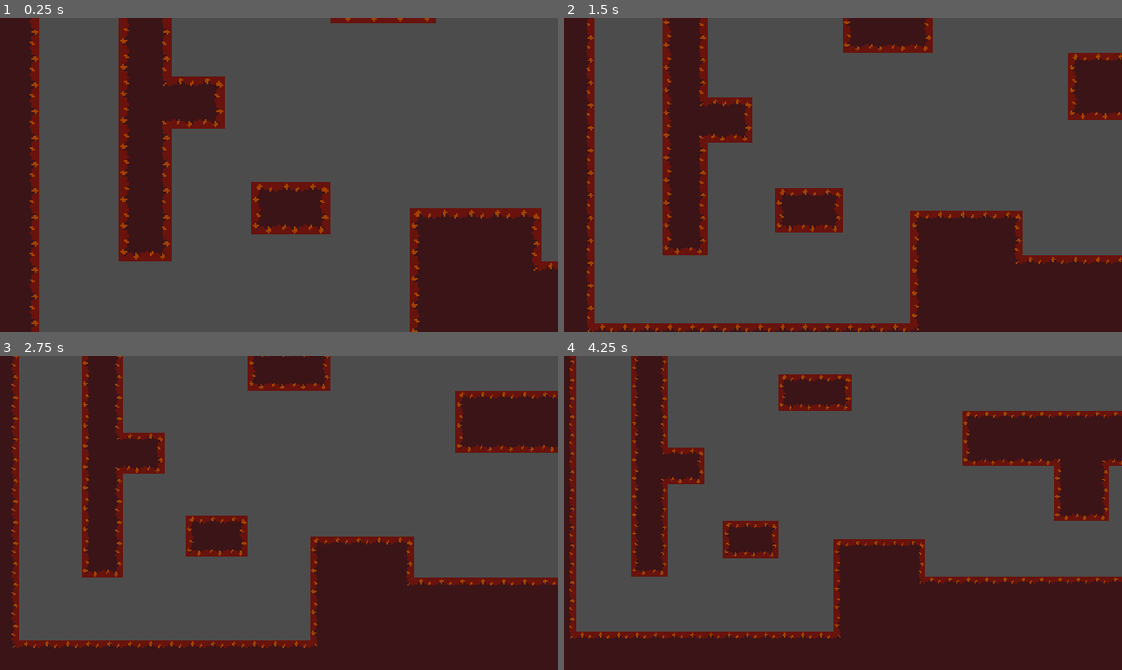
Above: before the commit, frames 1-4 (two rows, left to right).
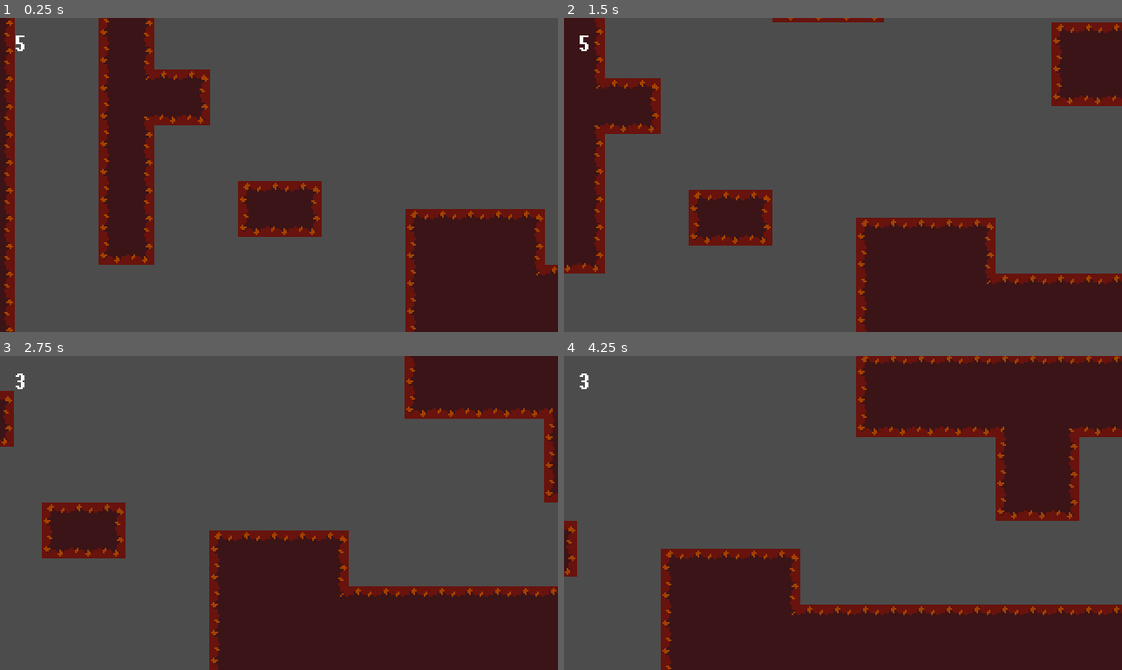
Above: after the commit, the same moments.

Repository: debobrad579/Labyrinth
Game: Godot game, scene res://Main.tscn
Two runs of this game, one before a commit and one after it. Both use one fixed random seed, a clock stepped at 60 frames per second and the inputs below.
Inputs (mouse positions are in pixels of both pictures, inside the frame that each line leads up to):
- Up to frame 1 (0.25 s): no input
- Up to frame 2 (1.5 s): move the mouse to (965, 159) at 0.52 s; hold D (walk_right_p1) from 0.53 s (still down); click (965, 159) at 0.6 s; tap Space (jump_p1) at 0.77 s; move the mouse to (731, 190) at 1.27 s; right-click (731, 190) at 1.35 s
- Up to frame 3 (2.75 s): tap Space (jump_p1) at 1.52 s; move the mouse to (334, 443) at 2.02 s; release D (walk_right_p1) at 2.03 s; hold A (walk_left_p1) from 2.03 s (still down); tap F (dash_p1) at 2.1 s
- Up to frame 4 (4.25 s): move the mouse to (815, 575) at 2.77 s; release A (walk_left_p1) at 2.78 s; hold D (walk_right_p1) from 2.78 s (still down); tap Left (walk_left_p2) at 2.85 s; tap Space (jump_p1) at 3.02, 3.77 s; move the mouse to (1010, 560) at 3.52 s; tap Right (walk_right_p2) at 3.6 s

The runs differ from the first frame. In frame 1, 17% of the frame differs, in the area x 0-100%, y 0-100%; in frame 2, 30%; in frame 3, 34%; in frame 4, 43%.

Commit message:
Added Health Counter

Diff:
--- a/Main.tscn
+++ b/Main.tscn
@@ -8,7 +8,7 @@
 [ext_resource path="res://Enemies/GroundEnemy.tscn" type="PackedScene" id=6]
 [ext_resource path="res://Enemies/JumpingEnemy.tscn" type="PackedScene" id=7]
 [ext_resource path="res://Enemies/FlyingEnemy2.tscn" type="PackedScene" id=8]
-[ext_resource path="res://Player/Player2.tscn" type="PackedScene" id=9]
+[ext_resource path="res://UI/HealthUI.tscn" type="PackedScene" id=9]
 
 [node name="Main" type="Node2D"]
 
@@ -17,9 +17,6 @@
 
 [node name="Player1" parent="." instance=ExtResource( 3 )]
 position = Vector2( 170.5, 22.5 )
-
-[node name="Player2" parent="." instance=ExtResource( 9 )]
-position = Vector2( 152.143, 21.0218 )
 
 [node name="Camera" parent="." instance=ExtResource( 2 )]
 pixel_stretch_point = 100
@@ -53,3 +50,7 @@
 position = Vector2( 376, 48 )
 collision_layer = 1
 AIR_BORNE = false
+
+[node name="CanvasLayer" type="CanvasLayer" parent="."]
+
+[node name="HealthUI" parent="CanvasLayer" instance=ExtResource( 9 )]
--- /dev/null
+++ b/UI/HealthUI.gd
@@ -0,0 +1,21 @@
+extends Control
+
+var hearts = 1 setget set_hearts
+var max_hearts = 1 setget set_max_hearts
+
+onready var player = get_tree().get_root().find_node("Player1", true, false)
+onready var label = $Label
+
+func set_hearts(value):
+	hearts = clamp(value, 0, max_hearts)
+	label.text = str(hearts)
+
+func set_max_hearts(value):
+	max_hearts = max(value, 1)
+	self.hearts = min(hearts, max_hearts)
+
+func _ready():
+	self.max_hearts = player.stats.maxHealth
+	self.hearts = player.stats.health
+	player.stats.connect("health_changed", self, "set_hearts")
+	player.stats.connect("max_health_changed", self, "set_max_hearts")
--- /dev/null
+++ b/UI/HealthUI.tscn
@@ -0,0 +1,26 @@
+[gd_scene load_steps=4 format=2]
+
+[ext_resource path="res://UI/HealthUI.gd" type="Script" id=1]
+[ext_resource path="res://UI/chary___.ttf" type="DynamicFontData" id=2]
+
+[sub_resource type="DynamicFont" id=1]
+font_data = ExtResource( 2 )
+
+[node name="HealthUI" type="Control"]
+margin_right = 60.0
+margin_bottom = 28.0
+script = ExtResource( 1 )
+__meta__ = {
+"_edit_use_anchors_": false
+}
+
+[node name="Label" type="Label" parent="."]
+margin_left = 8.48528
+margin_top = 6.01041
+margin_right = 48.4853
+margin_bottom = 23.0104
+custom_fonts/font = SubResource( 1 )
+text = "1"
+__meta__ = {
+"_edit_use_anchors_": false
+}
--- a/project.godot
+++ b/project.godot
@@ -90,6 +90,7 @@
 dash_p1={
 "deadzone": 0.5,
 "events": [ Object(InputEventKey,"resource_local_to_scene":false,"resource_name":"","device":0,"alt":false,"shift":false,"control":false,"meta":false,"command":false,"pressed":false,"scancode":70,"unicode":0,"echo":false,"script":null)
+, Object(InputEventMouseButton,"resource_local_to_scene":false,"resource_name":"","device":0,"alt":false,"shift":false,"control":false,"meta":false,"command":false,"button_mask":0,"position":Vector2( 0, 0 ),"global_position":Vector2( 0, 0 ),"factor":1.0,"button_index":2,"pressed":false,"doubleclick":false,"script":null)
  ]
 }
 walk_right_p2={
Not shown, removed: .mono/metadata/ide_messaging_meta.txt
